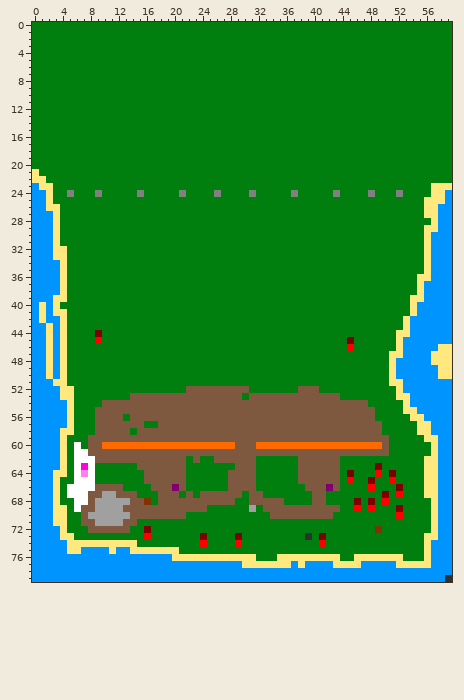
Two states of a sprite sheet, game_graphics/res/map/map.png. Above is the file before it was changed.
The file is 60x80 pixels.
And afterwards:
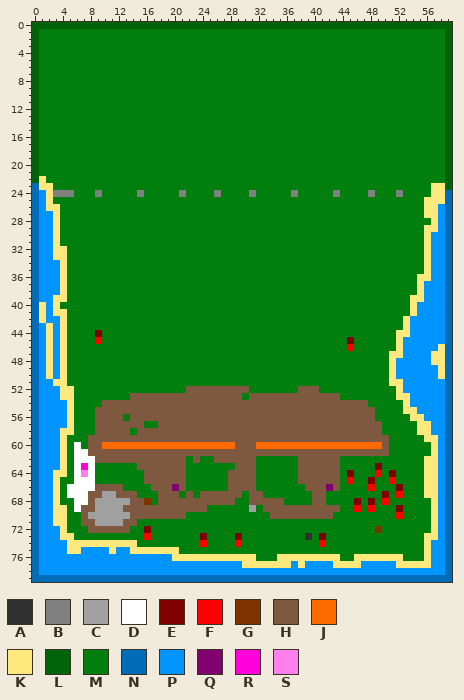
Palette (. is transparent): A #303030  B #808080  C #a0a0a0  D #ffffff  E #7f0000  F #ff0000  G #7f3300  H #7f593f  J #ff6a00  K #ffe97f  L #006309  M #007f0e  N #006bb7  P #0094ff  Q #7f006e  R #ff00dc  S #ff7fed
Diff:
y 0: x 0..59 MMMMMMMMMMMMMMMMMMMMMMMMMMMMMMMMMMMMMMMMMMMMMMMMMMMMMMMMMMMM -> LLLLLLLLLLLLLLLLLLLLLLLLLLLLLLLLLLLLLLLLLLLLLLLLLLLLLLLLLLLL
y 1..20: x 0 M -> L; x 59 M -> L
y 21..22: x 0 K -> L; x 59 M -> L
y 23: x 0 P -> N; x 59 K -> L
y 24: x 0 P -> N; x 3..4 MM -> BB; x 59 P -> N
y 25..45: x 0 P -> N; x 59 P -> N
y 46..50: x 0 P -> N; x 59 K -> N
y 51..78: x 0 P -> N; x 59 P -> N
y 79: x 0..59 PPPPPPPPPPPPPPPPPPPPPPPPPPPPPPPPPPPPPPPPPPPPPPPPPPPPPPPPPPPA -> NNNNNNNNNNNNNNNNNNNNNNNNNNNNNNNNNNNNNNNNNNNNNNNNNNNNNNNNNNNN
